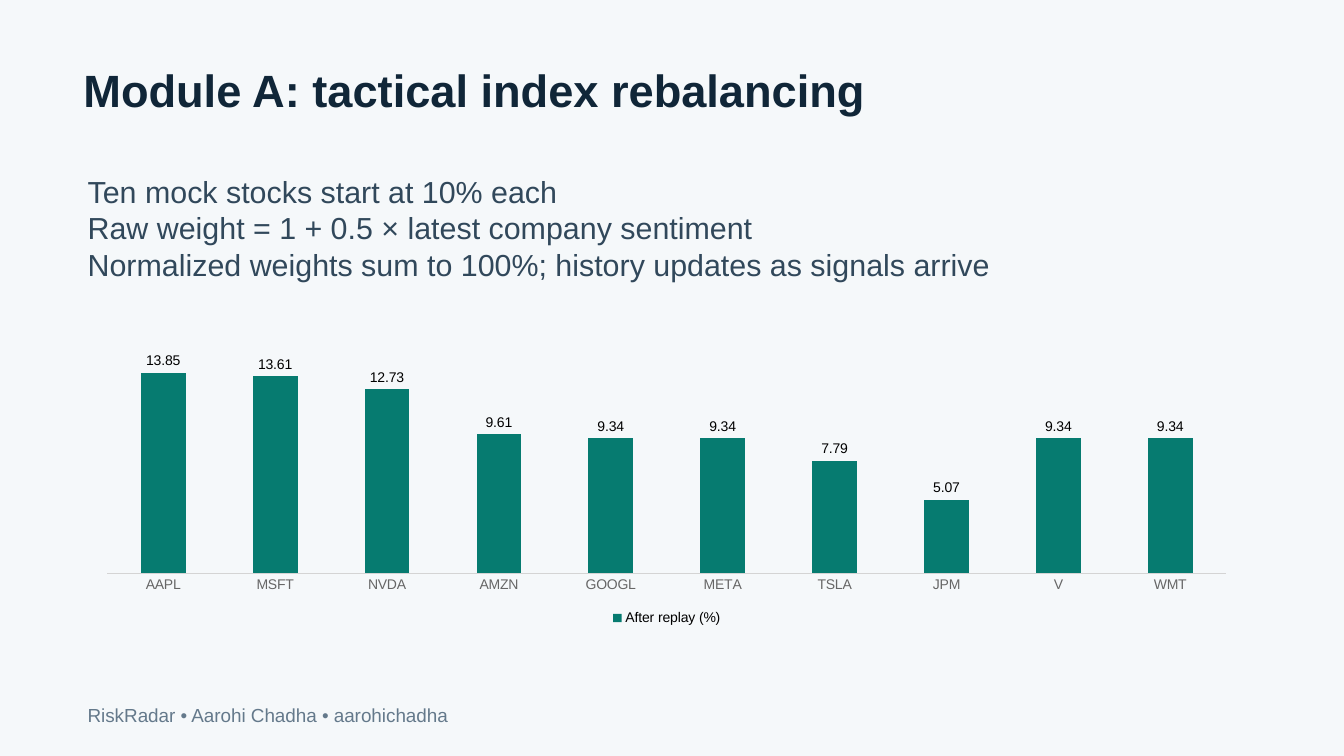
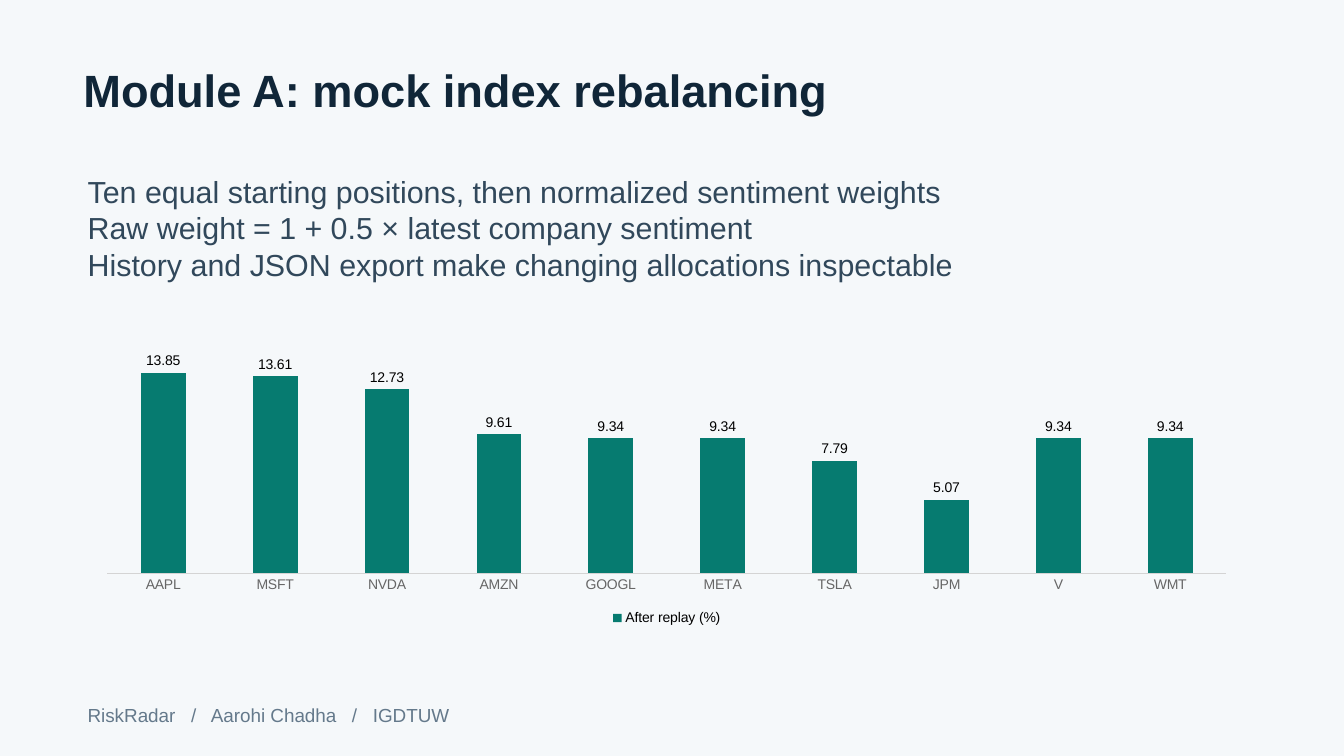
Before and after one commit to aarohichadha/RiskRadar, a slide deck: slide 6 of docs/RiskRadar-Presentation.pptx. Drawn at 1344x756 pixels with LibreOffice and Linux fonts; fonts in the diff are those of the drawing. Boxes give left, top, right and bottom in pixels: in the first picture for what was removed or moved away, otherwise in the second. Text is boxed around its words. In the diff, an @@ line names an element or a change of style, - is before the commit and + after.

```diff
--- a/docs/RiskRadar-Presentation.pptx
+++ b/docs/RiskRadar-Presentation.pptx
@@ text at (x1=83, y1=74, x2=826, y2=116): text changed @@
-Module A: tactical index rebalancing
+Module A: mock index rebalancing
@@ text at (x1=88, y1=181, x2=940, y2=209): text changed @@
-Ten mock stocks start at 10% each
+Ten equal starting positions, then normalized sentiment weights
@@ text at (x1=88, y1=254, x2=953, y2=282): text changed @@
-Normalized weights sum to 100%; history updates as signals arrive
+History and JSON export make changing allocations inspectable
@@ text at (x1=88, y1=708, x2=449, y2=722): text changed @@
-RiskRadar • Aarohi Chadha • aarohichadha
+RiskRadar / Aarohi Chadha / IGDTUW
```
Also in this commit, not shown: 2 other slides changed, 4 slides added, 4 slides removed, 20 other files.
